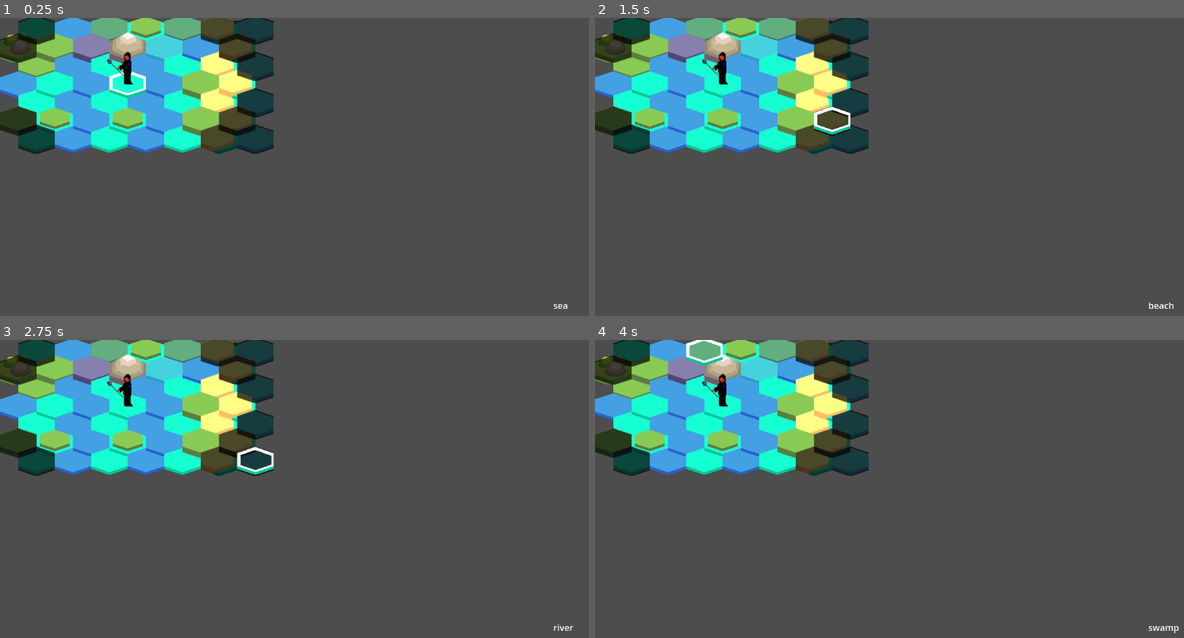
Above: before the commit, frames 1-4 (two rows, left to right).
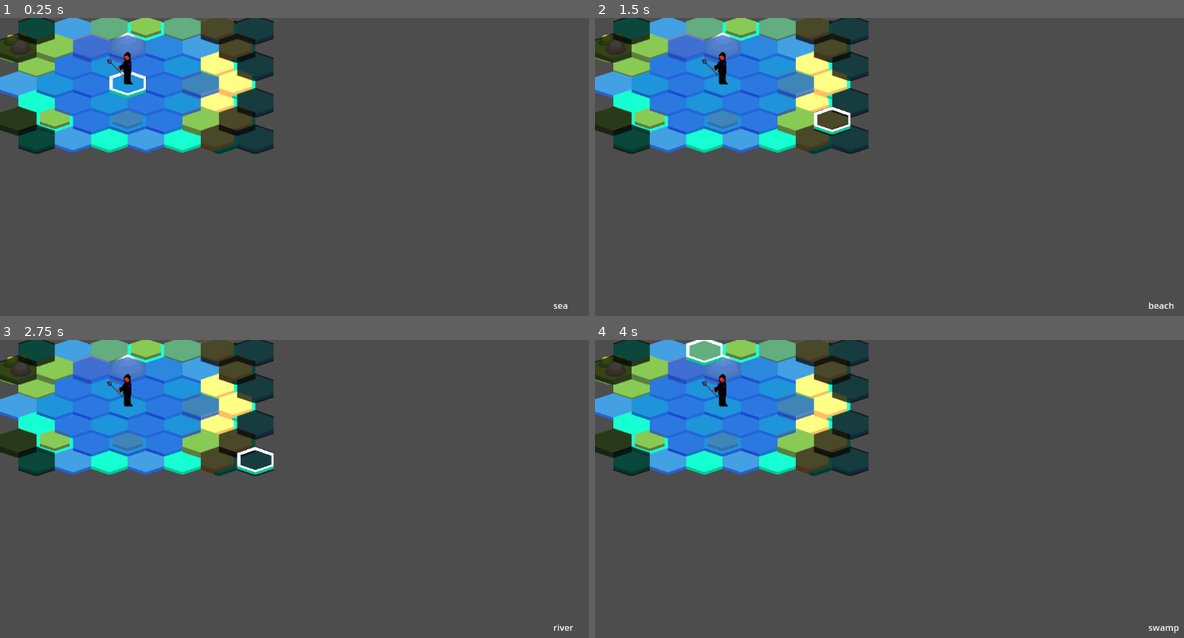
Above: after the commit, the same moments.

Repository: ahhnevermore/mixorcerers
Game: Godot game, scene res://scenes/game.tscn
Two runs of this game, one before a commit and one after it. Both use one fixed random seed, a clock stepped at 60 frames per second and the inputs below.
Inputs:
- Up to frame 1 (0.25 s): no input
- Up to frame 2 (1.5 s): tap Enter at 0.5 s; hold Right (cursor_right) 0.53-1.28 s; tap Space at 1.25 s; hold Down (cursor_down) from 1.28 s (still down)
- Up to frame 3 (2.75 s): tap Enter at 2 s; release Down (cursor_down) at 2.03 s; hold Right (cursor_right) from 2.03 s (still down)
- Up to frame 4 (4 s): tap Space at 2.75 s; release Right (cursor_right) at 2.78 s; hold Up (cursor_up) 2.78-3.53 s; hold Left (cursor_left) from 3.53 s (still down)

The runs differ from the first frame. In frame 1, 7.1% of the frame differs, in the area x 6-38%, y 5-40%; in frame 2, 7.2%; in frame 3, 7.2%; in frame 4, 7.2%.

Commit message:
fixed grid to include in the format (x,y):[cost,parent]

Diff:
--- a/grid.gd
+++ b/grid.gd
@@ -8,7 +8,7 @@
 
 func add(elem):
 	if elem[0] in self.dict:
-		if self.dict[elem[0]]>elem[1]:
+		if self.dict[elem[0]][0]>elem[1][0]:
 			self.dict[elem[0]]=elem[1]
 	else:
 		self.dict[elem[0]]=elem[1]
@@ -18,13 +18,13 @@
 	var res=Grid.new([])
 	for elem in self.dict:
 		if elem in res.dict:
-			if res.dict[elem] > self.dict[elem]:
+			if res.dict[elem][0] > self.dict[elem][0]:
 				res.dict[elem]=self.dict[elem]
 		else:
 			res.dict[elem]=self.dict[elem]
 	for elem in grid2.dict:
 		if elem in res.dict:
-			if res.dict[elem] > grid2.dict[elem]:
+			if res.dict[elem][0] > grid2.dict[elem][0]:
 				res.dict[elem]=grid2.dict[elem]
 		else:
 			res.dict[elem]=grid2.dict[elem]
--- a/scripts/game.gd
+++ b/scripts/game.gd
@@ -7,6 +7,7 @@
 func _ready():
 	$Map.gen_map()
 	$Player1.display_vision()
+	$Player1.move()
 	#$Player1.display_move_grid()
 
 
--- a/scripts/map.gd
+++ b/scripts/map.gd
@@ -42,15 +42,19 @@
 func gen_vision_grid(unit):
 	var xy = local_to_map(unit.position)
 	var aug_vision = max(unit.vision_stat + unit.vision_stat_modifier+ terrains[get_terrain(get_tile(xy))]["vision_bonus"],1)
-	return Grid.new(field_of_prop(xy,"vision_cost",aug_vision,[],0))
-
-func gen_move_grid(unit):
+	return Grid.new(field_of_prop(xy,"vision_cost",aug_vision,[],0,false))
+
+func gen_move_grid(unit)->Grid:
 	var xy = local_to_map(unit.position)
 	var aug_move = max(unit.move_stat + unit.move_stat_modifier,1)
-	return Grid.new(field_of_prop(xy,"move_cost",aug_move,[],0))
+	return Grid.new(field_of_prop(xy,"move_cost",aug_move,[],0,false))
 
 func manhattan(a:Vector2i,b:Vector2i)->int:
 	return abs(b.x-a.x)+ abs(b.y-a.y)
+
+func shortest_path(grid,start,end):
+	pass
+
 
 
 # on some turn a tile has changed
@@ -88,13 +92,13 @@
 		result.append([cell,terrains[get_terrain(get_tile(cell))][prop]])
 	return result
 
-func field_of_prop(tile:Vector2i,prop:String,prop_value:int,old_frontier,acc:int):
-	var res = [[tile,acc]]
+func field_of_prop(tile:Vector2i,prop:String,prop_value:int,old_frontier,acc:int,parent):
+	var res = [[tile,[acc,parent]]]
 	var new_frontier =get_surrounding_cells(tile)
 	new_frontier.append(tile)
 	for neighbour in get_surrounding_values(tile,prop):
 		if neighbour[0] not in old_frontier and prop_value - neighbour[1] > 0:
-			res.append_array(field_of_prop(neighbour[0],prop,prop_value-neighbour[1],new_frontier,acc+neighbour[1]))
+			res.append_array(field_of_prop(neighbour[0],prop,prop_value-neighbour[1],new_frontier,acc+neighbour[1],tile))
 	return res
 
 
--- a/scripts/player.gd
+++ b/scripts/player.gd
@@ -24,16 +24,17 @@
 	for tile in visible_tiles:
 		Map.erase_cell(2,tile[0])
 
-func display_vision_grid():
-	for tile in Map.gen_vision_grid(self):
-		Map.set_cell(3,tile,Map.terrains['sea']["sprite_id"],Map.terrains['sea']["sprite_atlas"])
+func display_vision_grid(grid):
+	for tile in grid:
+		Map.set_cell(3,tile[0],Map.terrains['sea']["sprite_id"],Map.terrains['sea']["sprite_atlas"])
 
-func display_move_grid():
-	for tile in Map.gen_move_grid(self):
-		Map.set_cell(3,tile,Map.terrains['ocean']["sprite_id"],Map.terrains['ocean']["sprite_atlas"])
+func display_move_grid(grid):
+	for tile in grid:
+		Map.set_cell(3,tile[0],Map.terrains['ocean']["sprite_id"],Map.terrains['ocean']["sprite_atlas"])
 
 func move():
-	display_move_grid()
+	var move_grid = Map.gen_move_grid(self)
+	display_move_grid(move_grid)
 
 
 func _on_cursor_area_entered(_area):
